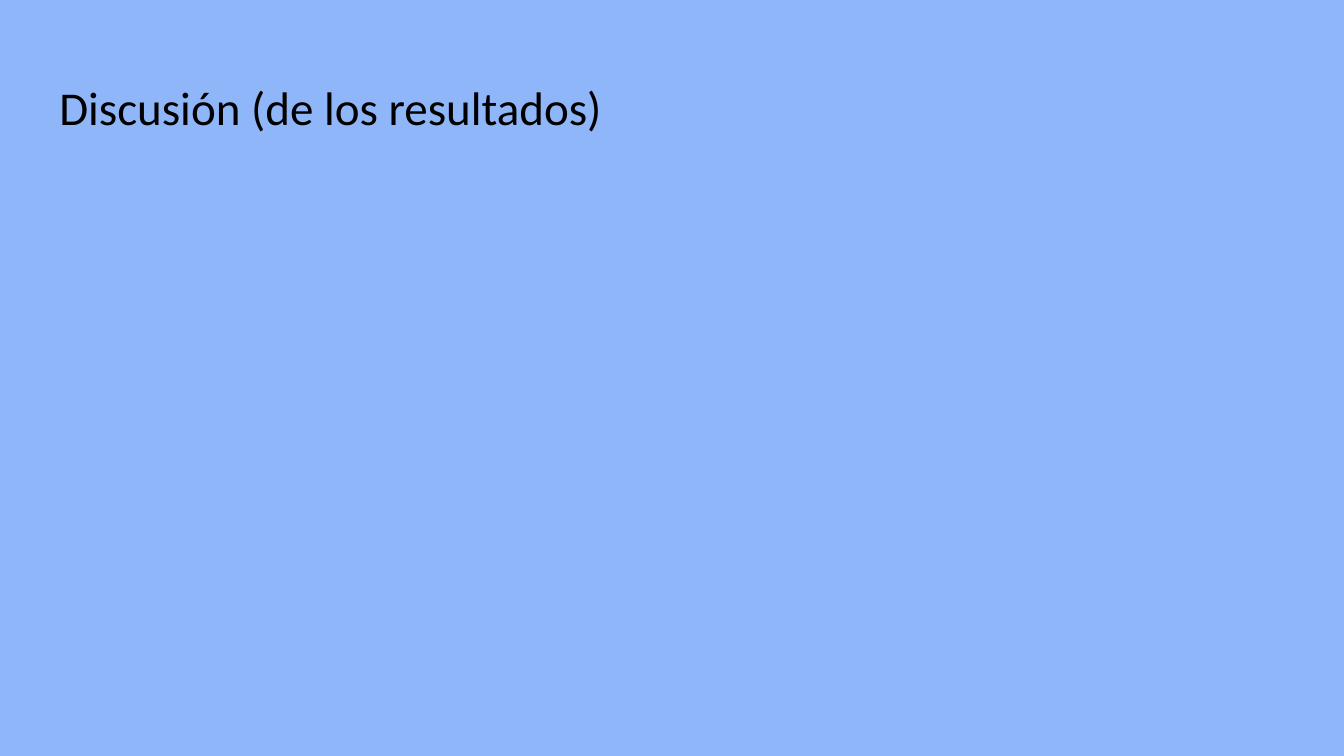
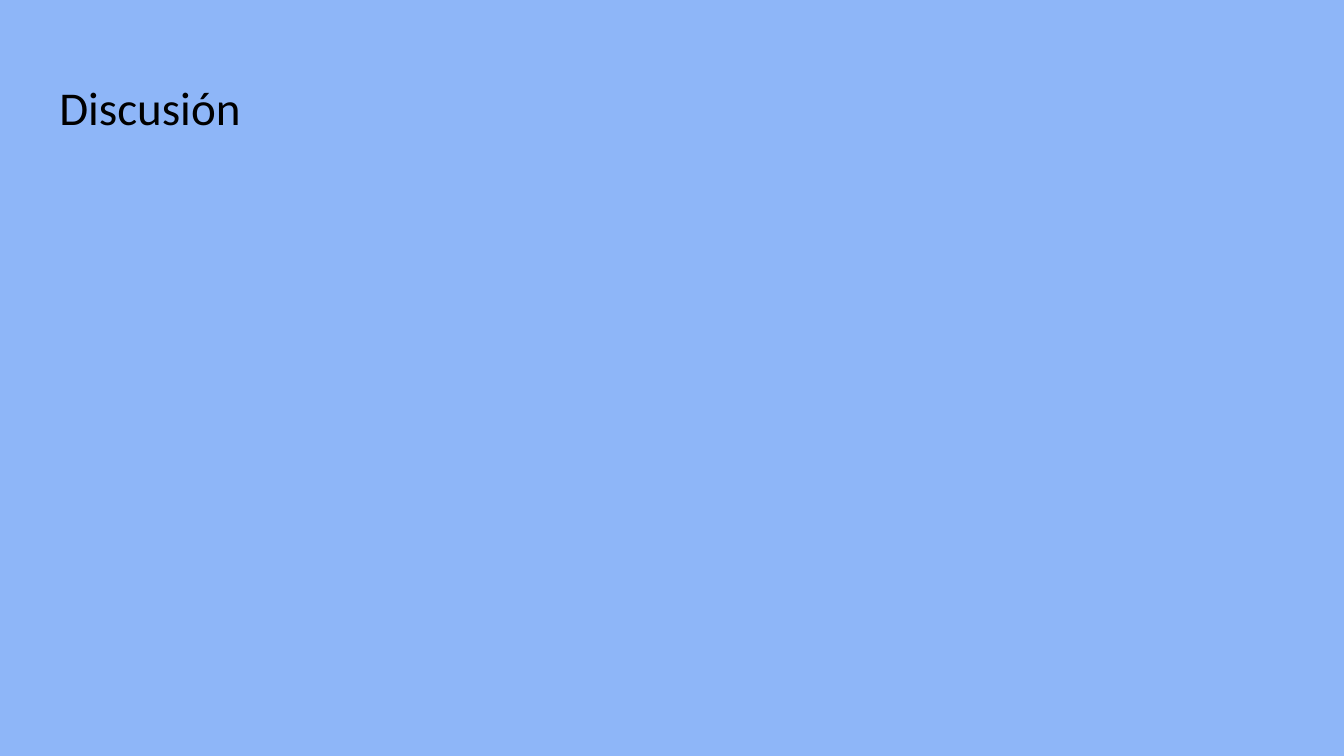
Before and after one commit to federicochecozzi/labo, a slide deck: slide 13 of src/Experimentos/Experimento segunda diferencia finita/Presentación del experimento de diferencia finita de segundo orden.pptx (slide 12 before the commit). Drawn at 1344x756 pixels with LibreOffice and Linux fonts; fonts in the diff are those of the drawing; grey boxes stand for pictures. Boxes give left, top, right and bottom in pixels: in the first picture for what was removed or moved away, otherwise in the second. Text is boxed around its words. In the diff, an @@ line names an element or a change of style, - is before the commit and + after.

```diff
--- a/src/Experimentos/Experimento segunda diferencia finita/Presentación del experimento de diferencia finita de segundo orden.pptx
+++ b/src/Experimentos/Experimento segunda diferencia finita/Presentación del experimento de diferencia finita de segundo orden.pptx
@@ title at (59,92,240,126): text changed @@
-Discusión (de los resultados)
+Discusión
```
Also in this commit, not shown: 1 other slide changed, 1 slide added, 1 other file.
